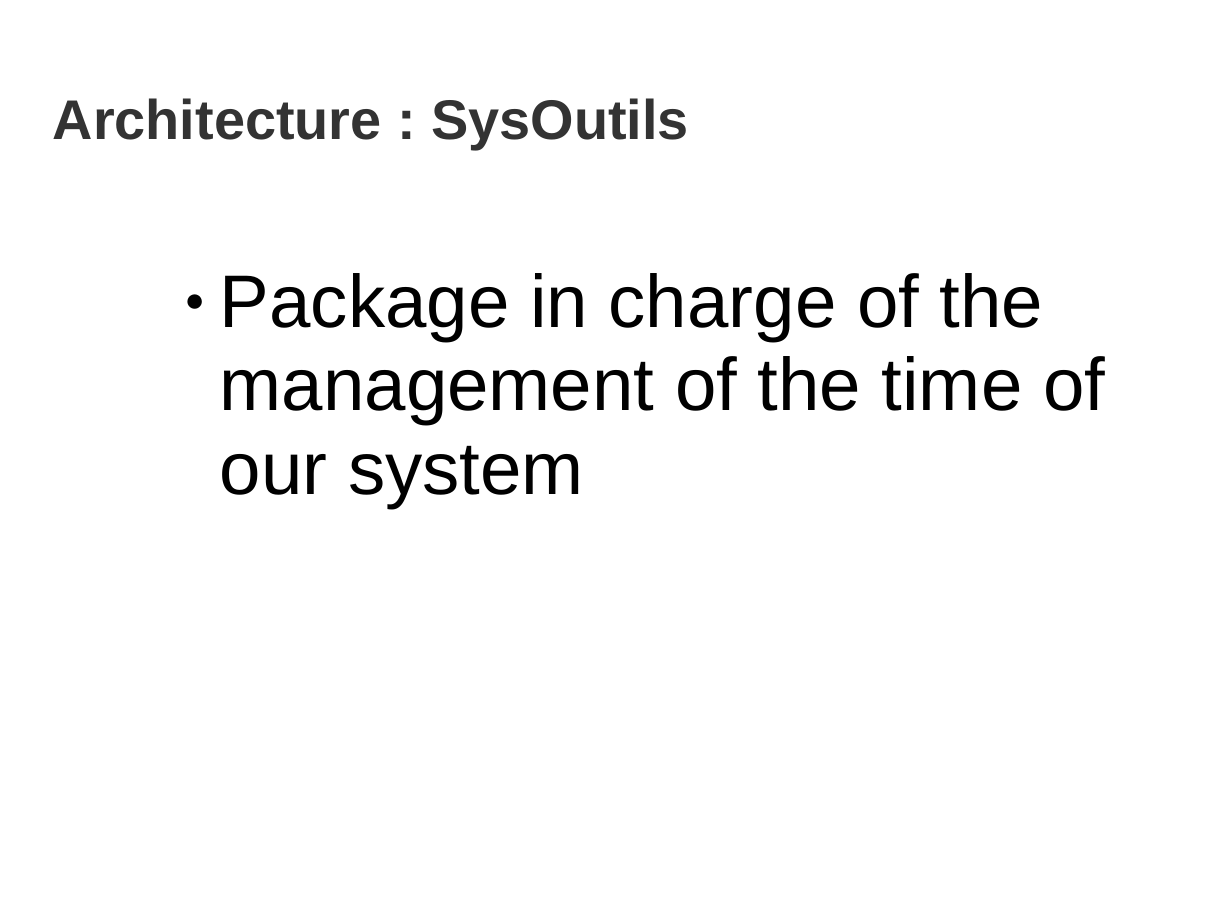
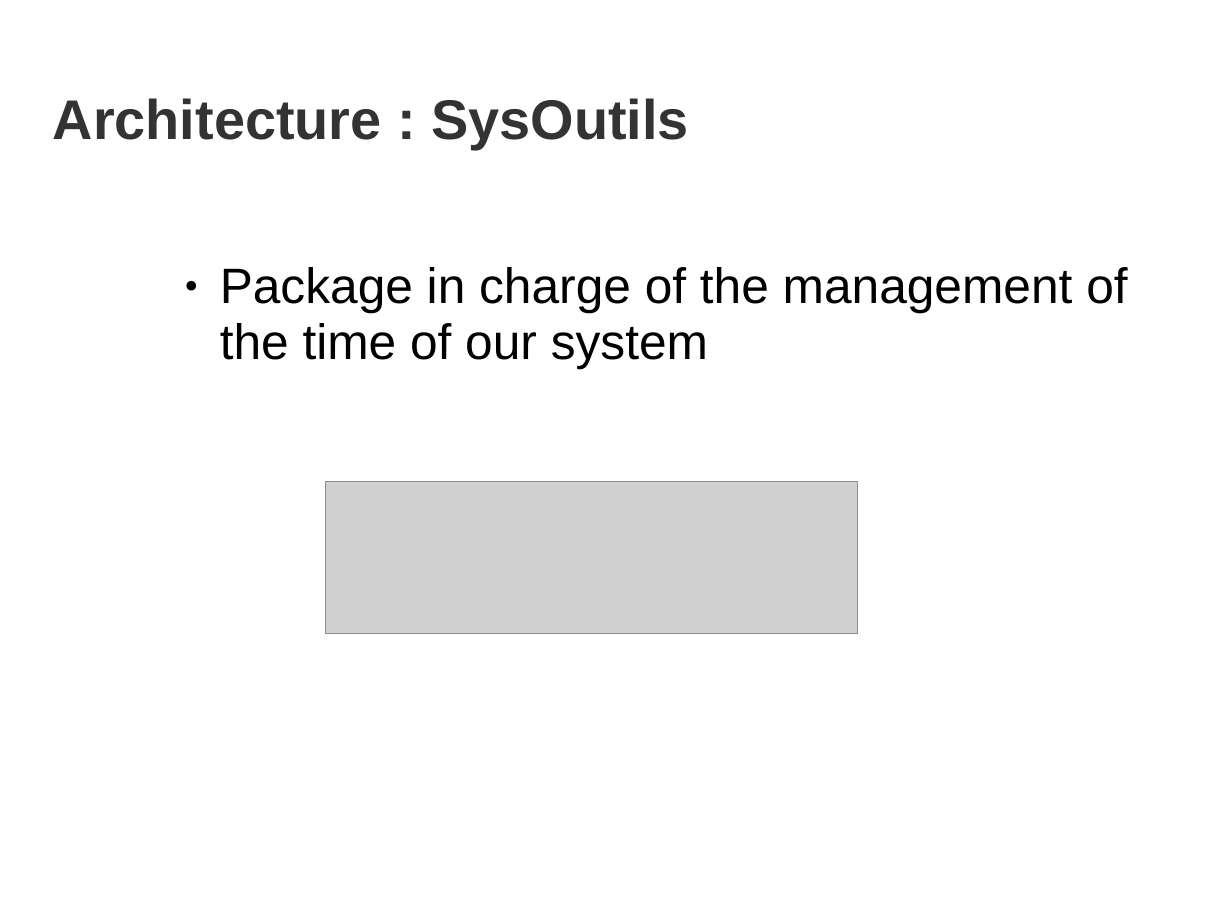
Before and after one commit to pbarbero/ESIEA.INF4035-EBAY, a slide deck: slide 8 of documentArchitecture.ppt (slide 9 before the commit). Drawn at 1232x924 pixels with LibreOffice and Linux fonts; fonts in the diff are those of the drawing; grey boxes stand for pictures; background and template pictures are left out. Boxes give left, top, right and bottom in pixels: in the first picture for what was removed or moved away, otherwise in the second. Text is boxed around its words. In the diff, an @@ line names an element or a change of style, - is before the commit and + after.

```diff
--- a/documentArchitecture.ppt
+++ b/documentArchitecture.ppt
@@ text "Package in charge of the ..." at bbox=[220, 267, 1127, 368]: size 48 to 32 pt @@
@@ picture added at bbox=[325, 482, 857, 634] @@
```
Also in this commit, not shown: 3 other slides changed, 1 slide added, 1 slide removed, 5 other files.
